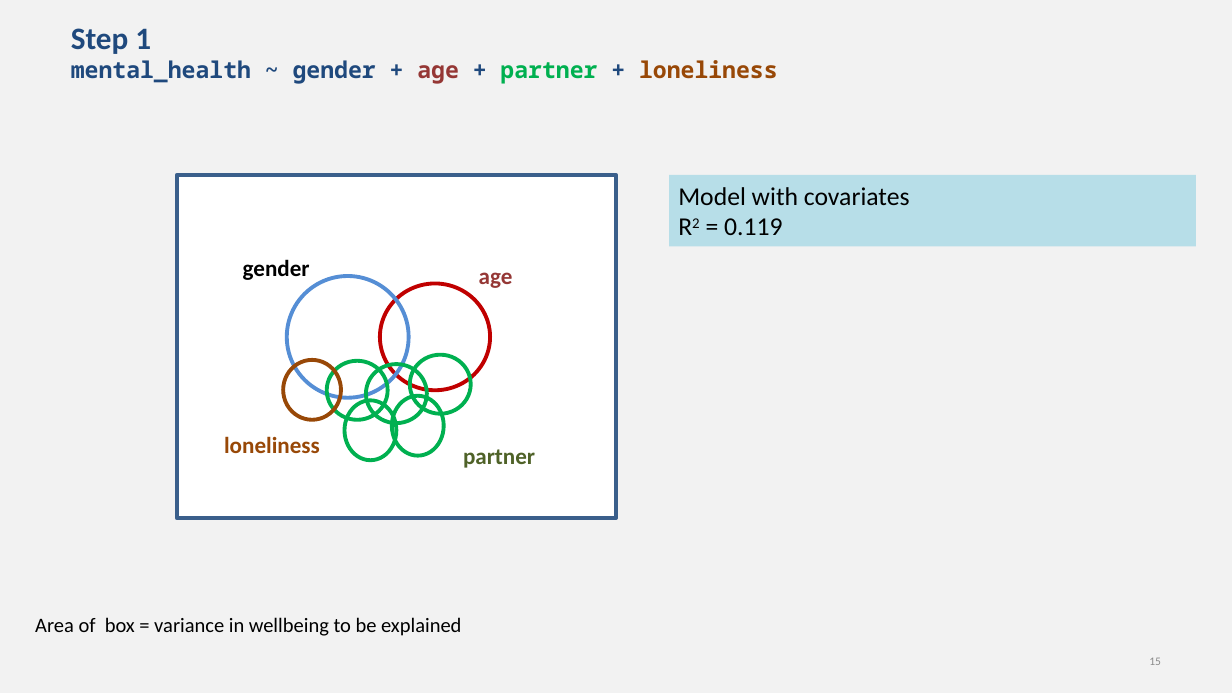
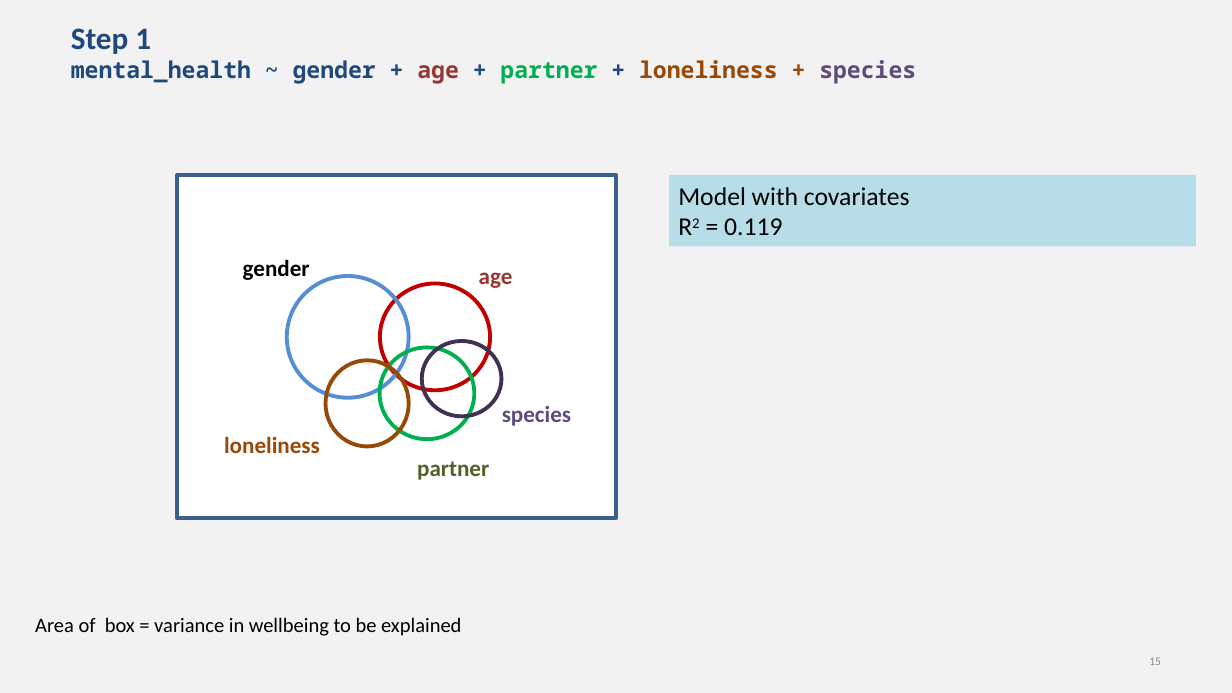
Before and after one commit to chrisjberry/datafluencyCB, a slide deck: slide 15 of docs/slides/PSYC753_L5_MultipleRegression3.pptx. Drawn at 1232x693 pixels with LibreOffice and Linux fonts; fonts in the diff are those of the drawing. Boxes give left, top, right and bottom in pixels: in the first picture for what was removed or moved away, otherwise in the second. Text is boxed around its words. In the diff, an @@ line names an element or a change of style, - is before the commit and + after.

```diff
--- a/docs/slides/PSYC753_L5_MultipleRegression3.pptx
+++ b/docs/slides/PSYC753_L5_MultipleRegression3.pptx
@@ title at [71, 28, 916, 84]: text changed @@
-Step 1
-mental_health ~ gender + age + partner + loneliness
+Step 1
+mental_health ~ gender + age + partner + loneliness + species
@@ ellipse: place and size @@
-ellipse at [410, 355, 471, 414]
+ellipse at [380, 348, 475, 439]
@@ ellipse: place and size @@
-ellipse at [366, 364, 427, 423]
+ellipse at [421, 341, 501, 417]
@@ ellipse at [421, 341, 501, 417]: outline #00B050 3 pt to #403152 3 pt @@
@@ ellipse: place and size @@
-ellipse at [283, 360, 341, 421]
+ellipse at [325, 360, 409, 446]
@@ ellipse removed at [327, 360, 388, 420] @@
@@ ellipse removed at [345, 400, 396, 460] @@
@@ ellipse removed at [392, 396, 444, 456] @@
@@ text added at [502, 406, 571, 426], 18 pt, text #604A7B, bold @@
+species
@@ text "partner": place and size @@
-text "partner" at [463, 449, 535, 468]
+text "partner" at [417, 461, 489, 480]
```
Also in this commit, not shown: 3 other slides changed.
